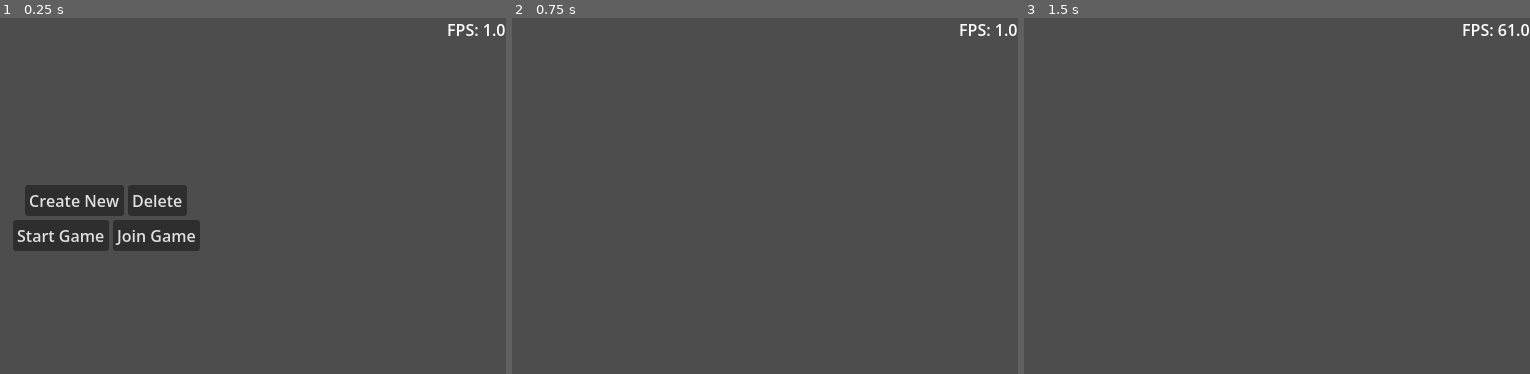
Above: before the commit, frames 1-3 (left to right).
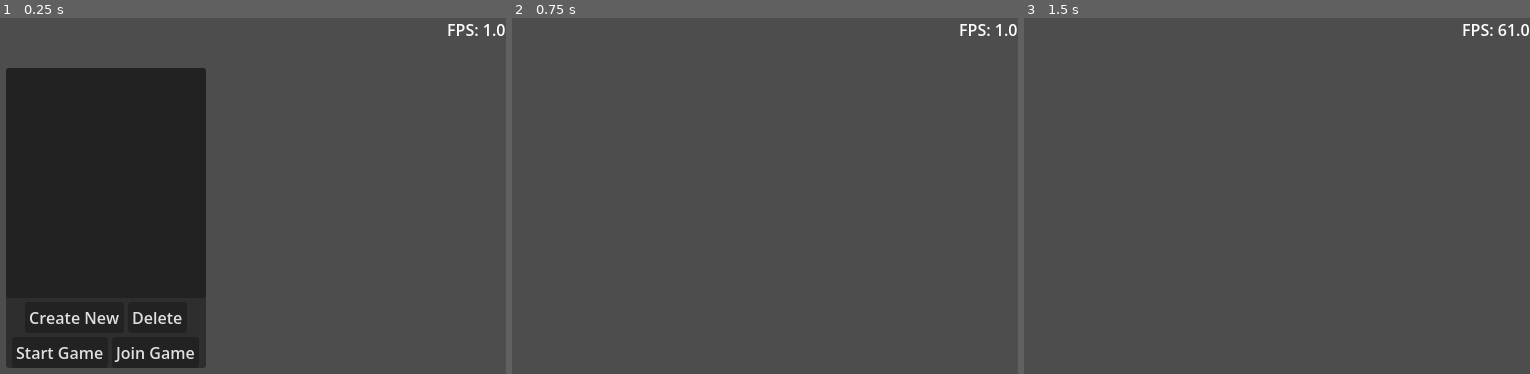
Above: after the commit, the same moments.

Repository: jdspohn/rpg
Game: Godot game, scene res://Scenes/main.tscn
Same seed, same stepped clock (60 frames per second), same inputs: the game is played once before the commit and once after it.
Inputs (mouse positions are in pixels of both pictures, inside the frame that each line leads up to):
- Up to frame 1 (0.25 s): no input
- Up to frame 2 (0.75 s): click "Join Game" at 0.5 s
- Up to frame 3 (1.5 s): move the mouse to (1175, 217) at 1.27 s; hold W (move_forward) from 1.28 s (still down); hold Shift (sprint) from 1.28 s (still down)

The runs differ from the first frame. In frame 1, 28% of the frame differs, in the area x 1-41%, y 14-99%; in frame 2, nothing differs; in frame 3, nothing differs.

Commit message:
started save system for playerdata

Diff:
--- a/Scenes/Player/character_creation.tscn
+++ b/Scenes/Player/character_creation.tscn
@@ -29,8 +29,7 @@
 layout_mode = 3
 anchors_preset = 0
 
-[node name="FieldName" type="LineEdit" parent="Control" unique_id=1093510612]
-unique_name_in_owner = true
+[node name="InputName" type="LineEdit" parent="Control" unique_id=1093510612]
 custom_minimum_size = Vector2(250, 31)
 layout_direction = 1
 layout_mode = 1
--- a/Scenes/UI/main_menu.tscn
+++ b/Scenes/UI/main_menu.tscn
@@ -42,45 +42,55 @@
 layout_mode = 2
 text = "Quit"
 
-[node name="CharacterSelect" type="VBoxContainer" parent="." unique_id=629989031]
+[node name="CharacterSelect" type="PanelContainer" parent="." unique_id=2013728910]
 unique_name_in_owner = true
+custom_minimum_size = Vector2(200, 300)
 layout_mode = 1
 anchors_preset = 8
 anchor_left = 0.5
 anchor_top = 0.5
 anchor_right = 0.5
 anchor_bottom = 0.5
-offset_left = -20.0
-offset_top = -20.0
-offset_right = 20.0
-offset_bottom = 20.0
+offset_left = -100.0
+offset_top = -150.0
+offset_right = 100.0
+offset_bottom = 150.0
 grow_horizontal = 2
 grow_vertical = 2
 
-[node name="HBoxContainer" type="HBoxContainer" parent="CharacterSelect" unique_id=597384991]
+[node name="VBoxContainer" type="VBoxContainer" parent="CharacterSelect" unique_id=649127610]
+layout_mode = 2
+
+[node name="PanelContainer" type="PanelContainer" parent="CharacterSelect/VBoxContainer" unique_id=196463047]
+layout_mode = 2
+size_flags_vertical = 3
+
+[node name="HBoxContainer" type="HBoxContainer" parent="CharacterSelect/VBoxContainer" unique_id=597384991]
 layout_mode = 2
 alignment = 1
 
-[node name="ButtonCreateCharacter" type="Button" parent="CharacterSelect/HBoxContainer" unique_id=1428883393]
+[node name="ButtonCreateCharacter" type="Button" parent="CharacterSelect/VBoxContainer/HBoxContainer" unique_id=1428883393]
+unique_name_in_owner = true
 layout_mode = 2
 text = "Create New"
 
-[node name="ButtonDeleteCharacter" type="Button" parent="CharacterSelect/HBoxContainer" unique_id=463462009]
+[node name="ButtonDeleteCharacter" type="Button" parent="CharacterSelect/VBoxContainer/HBoxContainer" unique_id=463462009]
+unique_name_in_owner = true
 layout_mode = 2
 text = "Delete"
 
-[node name="WorldSelect" type="HBoxContainer" parent="CharacterSelect" unique_id=498577217]
+[node name="WorldSelect" type="HBoxContainer" parent="CharacterSelect/VBoxContainer" unique_id=498577217]
 unique_name_in_owner = true
 layout_mode = 2
 alignment = 1
 
-[node name="ButtonStartGame" type="Button" parent="CharacterSelect/WorldSelect" unique_id=156421202]
+[node name="ButtonStartGame" type="Button" parent="CharacterSelect/VBoxContainer/WorldSelect" unique_id=156421202]
 unique_name_in_owner = true
 layout_mode = 2
 focus_mode = 0
 text = "Start Game"
 
-[node name="ButtonJoinGame" type="Button" parent="CharacterSelect/WorldSelect" unique_id=2071819459]
+[node name="ButtonJoinGame" type="Button" parent="CharacterSelect/VBoxContainer/WorldSelect" unique_id=2071819459]
 unique_name_in_owner = true
 layout_mode = 2
 focus_mode = 0
--- /dev/null
+++ b/Scripts/Global/file_handler.gd
@@ -0,0 +1,34 @@
+class_name Filehandler
+extends Node
+
+static func store_json_file(data: Dictionary, file_path: String, create_dir: bool) -> Error:
+	var result: Array = _open_file_for_write(file_path, create_dir)
+	var err: Error = result[0] as Error
+	var file: FileAccess = result[1] as FileAccess
+
+	if err != OK:
+		return err
+
+	file.store_string(JSON.stringify(data))
+	file.close()
+	return OK
+
+
+static func _open_file_for_write(file_path: String, create_dir: bool) -> Array:
+	var err: Error = _check_and_create_directory(file_path, create_dir)
+	if err != OK:
+		return [err, null]
+
+	var file: FileAccess = FileAccess.open(file_path, FileAccess.WRITE)
+	if file == null:
+		return [FileAccess.get_open_error(), null]
+
+	return [OK, file]
+
+static func _check_and_create_directory(file_path: String, create: bool) -> Error:
+	var dir_path: String = file_path.get_base_dir()
+	if DirAccess.dir_exists_absolute(dir_path):
+		return OK
+	if not create:
+		return ERR_CANT_CREATE
+	return DirAccess.make_dir_recursive_absolute(dir_path)
--- a/Scripts/Global/player_data.gd
+++ b/Scripts/Global/player_data.gd
@@ -1,11 +1,28 @@
 extends Node
+
+const KEY_CHARACTER_NAME: String = "character_name"
+const KEY_LEVEL: String = "level"
 
 # Player ID
 var character_name: String
 
 # Player Stats
+var level: int = 1
 var walk_speed: float = 2.0
 var run_speed: float = 4.0
 var sprint_speed: float = 6.0
 var jump_impulse: float = 13.0
 var fall_acceleration: float = 50.0
+
+
+var save_path_json: String = "user://save_files/character.json"
+
+
+func save_player_data_json() -> void:
+	var save_data: Dictionary = {
+		KEY_CHARACTER_NAME: character_name,
+		KEY_LEVEL: level
+	}
+	var err: Error = Filehandler.store_json_file(save_data, save_path_json, true)
+	if err != OK:
+		push_error("Could not save player_data (JSON): ", error_string(err))
--- a/Scripts/Player/character_creation.gd
+++ b/Scripts/Player/character_creation.gd
@@ -1,7 +1,7 @@
 extends CharacterBody3D
 
 @onready var pivot: Node3D = %Pivot
-@onready var field_name: LineEdit = %FieldName
+@onready var input_name: LineEdit = $Control/InputName
 @onready var button_create: Button = %ButtonCreate
 @onready var button_back: Button = %ButtonBack
 
@@ -21,10 +21,14 @@
 
 
 func _on_create_pressed() -> void:
+	if input_name.text == "":
+		return
+	character_name = input_name.text
+	print ("user://playersaves/", character_name)
 	#generate uuid
 	#pass uuid and name to playerdata
 	#playerdata.save()
-	pass
+
 
 
 func _on_back_pressed() -> void:
--- a/Scripts/UI/main_menu.gd
+++ b/Scripts/UI/main_menu.gd
@@ -5,10 +5,9 @@
 @onready var button_settings: Button = %ButtonSettings
 @onready var button_quit: Button = %ButtonQuit
 
-@onready var character_select: VBoxContainer = %CharacterSelect
-@onready var button_create_character: Button = $CharacterSelect/HBoxContainer/ButtonCreateCharacter
-@onready var button_delete_character: Button = $CharacterSelect/HBoxContainer/ButtonDeleteCharacter
-
+@onready var character_select: PanelContainer = %CharacterSelect
+@onready var button_create_character: Button = %ButtonCreateCharacter
+@onready var button_delete_character: Button = %ButtonDeleteCharacter
 
 @onready var world_select: HBoxContainer = %WorldSelect
 @onready var button_start_game: Button = %ButtonStartGame
--- a/project.godot
+++ b/project.godot
@@ -24,6 +24,7 @@
 
 window/size/viewport_width=800
 window/size/viewport_height=400
+window/stretch/mode="canvas_items"
 
 [file_customization]
 
Not shown, added: Scripts/Global/file_handler.gd.uid
